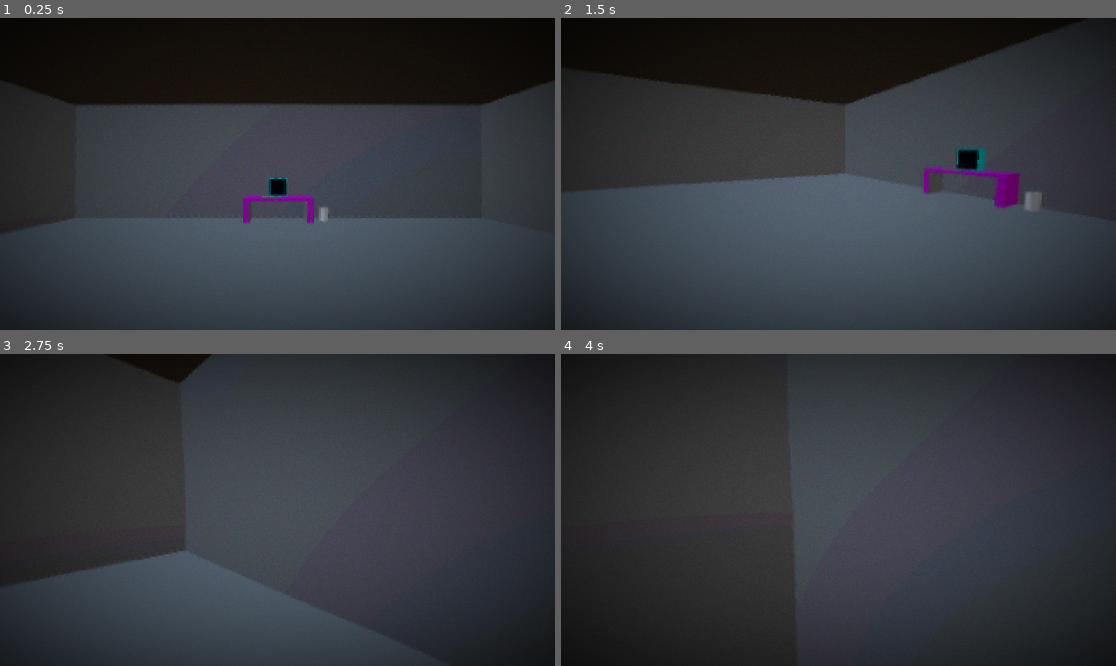
Above: before the commit, frames 1-4 (two rows, left to right).
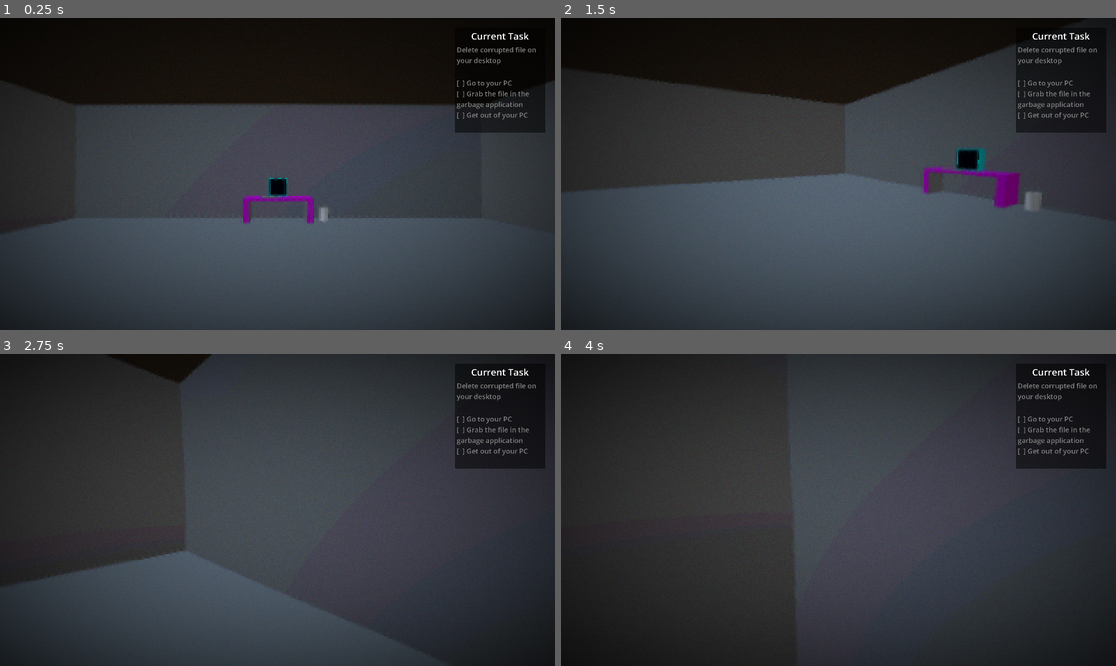
Above: after the commit, the same moments.

Repository: PoloLoveTaco/Brackeys-Game-Jam-2026.1
Game: Godot game, scene res://Scenes/test.tscn
Same seed, same stepped clock (60 frames per second), same inputs: the game is played once before the commit and once after it.
Inputs (mouse positions are in pixels of both pictures, inside the frame that each line leads up to):
- Up to frame 1 (0.25 s): no input
- Up to frame 2 (1.5 s): tap Enter (ui_accept) at 0.5, 0.77 s; move the mouse to (960, 158) at 0.52 s; hold D (right) 0.53-1.28 s; click (960, 158) at 0.67 s; move the mouse to (810, 174) at 1.27 s; hold W (up) from 1.28 s (still down)
- Up to frame 3 (2.75 s): keep holding W (up); tap Enter (ui_accept) at 1.52 s; move the mouse to (288, 503) at 2.02 s
- Up to frame 4 (4 s): keep holding W (up); move the mouse to (832, 516) at 2.77 s; click (832, 516) at 2.92 s; tap Enter (ui_accept) at 3.02, 3.77 s; move the mouse to (877, 513) at 3.52 s

The runs differ from the first frame. In frame 1, 2.0% of the frame differs, in the area x 81-99%, y 4-37%; in frame 2, 2.7%; in frame 3, 2.7%; in frame 4, 2.7%.

Commit message:
ADD tasks panel

Diff:
--- a/Scenes/test.tscn
+++ b/Scenes/test.tscn
@@ -25,6 +25,13 @@
 albedo_color = Color(0, 0, 0, 1)
 
 [sub_resource type="StandardMaterial3D" id="StandardMaterial3D_qc4db"]
+
+[sub_resource type="StyleBoxFlat" id="StyleBoxFlat_lc1oi"]
+bg_color = Color(0, 0, 0, 0.5137255)
+expand_margin_left = 6.0
+expand_margin_top = 6.0
+expand_margin_right = 6.0
+expand_margin_bottom = 6.0
 
 [node name="Test" type="Node3D" unique_id=475538267]
 
@@ -112,3 +119,65 @@
 radius = 0.133
 height = 0.406
 material = SubResource("StandardMaterial3D_qc4db")
+
+[node name="CanvasLayer" type="CanvasLayer" parent="." unique_id=261922610]
+
+[node name="TaskPanel" type="Control" parent="CanvasLayer" unique_id=507530971]
+custom_minimum_size = Vector2(300, 350)
+layout_mode = 3
+anchors_preset = 1
+anchor_left = 1.0
+anchor_right = 1.0
+offset_left = -340.0
+offset_top = 40.0
+offset_right = -40.0
+offset_bottom = 390.0
+grow_horizontal = 0
+
+[node name="Panel" type="Panel" parent="CanvasLayer/TaskPanel" unique_id=1794853812]
+layout_mode = 1
+anchors_preset = 15
+anchor_right = 1.0
+anchor_bottom = 1.0
+grow_horizontal = 2
+grow_vertical = 2
+theme_override_styles/panel = SubResource("StyleBoxFlat_lc1oi")
+
+[node name="VBoxContainer" type="VBoxContainer" parent="CanvasLayer/TaskPanel/Panel" unique_id=1784812885]
+layout_mode = 1
+anchors_preset = 15
+anchor_right = 1.0
+anchor_bottom = 1.0
+grow_horizontal = 2
+grow_vertical = 2
+theme_override_constants/separation = 8
+
+[node name="Label" type="Label" parent="CanvasLayer/TaskPanel/Panel/VBoxContainer" unique_id=1269307769]
+layout_mode = 2
+size_flags_vertical = 1
+theme_override_font_sizes/font_size = 32
+text = "Current Task"
+horizontal_alignment = 1
+vertical_alignment = 1
+
+[node name="Label2" type="Label" parent="CanvasLayer/TaskPanel/Panel/VBoxContainer" unique_id=2161725]
+custom_minimum_size = Vector2(100, 20)
+layout_mode = 2
+size_flags_vertical = 1
+theme_override_colors/font_color = Color(0.49747366, 0.49747366, 0.49747366, 1)
+theme_override_font_sizes/font_size = 24
+text = "Delete corrupted file on your desktop"
+vertical_alignment = 1
+autowrap_mode = 3
+
+[node name="Label3" type="Label" parent="CanvasLayer/TaskPanel/Panel/VBoxContainer" unique_id=1592386922]
+custom_minimum_size = Vector2(100, 20)
+layout_mode = 2
+size_flags_vertical = 3
+theme_override_colors/font_color = Color(0.49747366, 0.49747366, 0.49747366, 1)
+theme_override_font_sizes/font_size = 24
+text = "[  ] Go to your PC
+[  ] Grab the file in the garbage application
+[  ] Get out of your PC"
+vertical_alignment = 1
+autowrap_mode = 3
--- a/Shaders/CTR.gdshader
+++ b/Shaders/CTR.gdshader
@@ -18,8 +18,8 @@
 uniform float chromatic_aberration : hint_range(0.0, 0.01) = 0.005;
 uniform float crt_vignette_power : hint_range(0.0, 5.0) = 2.0;
 
-uniform int pixel_resolution_x : hint_range(32, 640) = 320;
-uniform int pixel_resolution_y : hint_range(24, 480) = 240;
+uniform int pixel_resolution_x : hint_range(320, 1920) = 480;
+uniform int pixel_resolution_y : hint_range(180, 1080) = 270;
 uniform bool enable_color_quantization = true;
 uniform float color_quant_steps : hint_range(2.0, 64.0) = 32.0;
 
